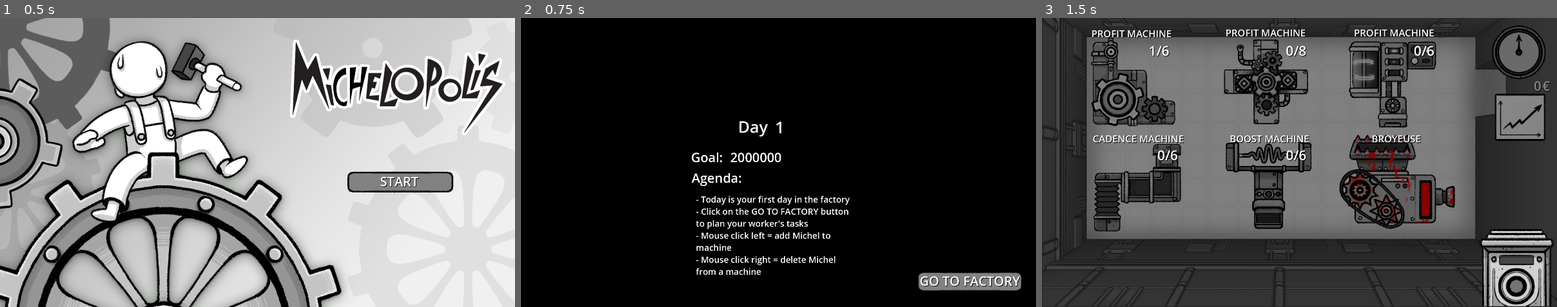
Above: before the commit, frames 1-3 (left to right).
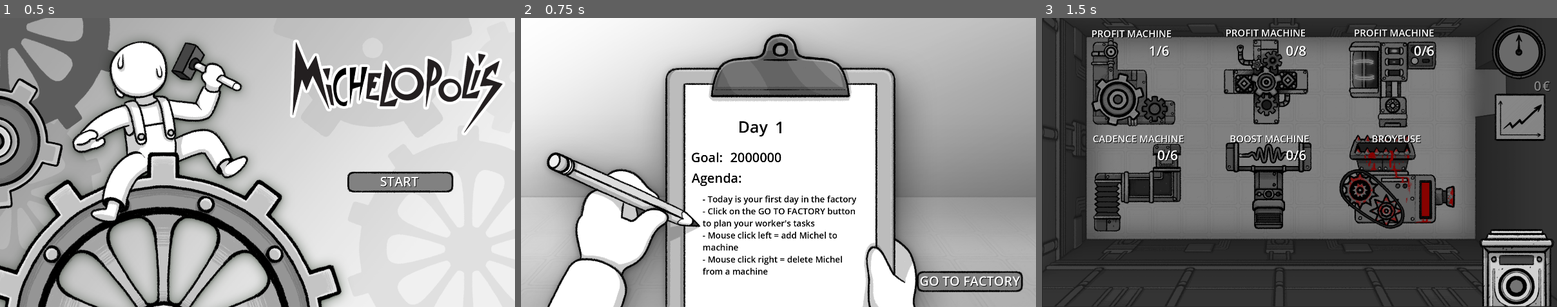
Above: after the commit, the same moments.

Repository: Aeropulu/LaHordeJam
Game: Godot game, scene res://scenes/usine.tscn
Same seed, same stepped clock (60 frames per second), same inputs: the game is played once before the commit and once after it. Sound files missing from this copy of the repository are replaced by a short silence.
Inputs:
- Up to frame 1 (0.5 s): no input
- Up to frame 2 (0.75 s): click "START" at 0.5 s
- Up to frame 3 (1.5 s): click "GO TO FACTORY" at 1.25 s

Frame 1 is identical in both runs. In frame 2, 96% of the frame differs, in the area x 0-100%, y 0-100%; in frame 3, nothing differs.

Commit message:
export and briefing illustration

Diff:
--- a/scenes/usine.tscn
+++ b/scenes/usine.tscn
@@ -6,6 +6,7 @@
 [ext_resource type="Texture2D" uid="uid://bhuc2c4d0m4tx" path="res://assets/sprites/UI/button_clicked.png" id="4_mrgjf"]
 [ext_resource type="PackedScene" uid="uid://doq8qwsed4ijd" path="res://scenes/vfx/profit_effect.tscn" id="5_2u55f"]
 [ext_resource type="Texture2D" uid="uid://brfo22x5nyq3p" path="res://assets/sprites/UI/button_hover.png" id="5_pskvd"]
+[ext_resource type="Texture2D" uid="uid://br1hcvjdfnshi" path="res://assets/sprites/UI/briefing_illustration.png" id="6_aqdi3"]
 [ext_resource type="AudioStream" uid="uid://b25qd31qd13mu" path="res://assets/music/Energy_Source_-_Radiation.ogg" id="16_feel5"]
 [ext_resource type="Texture2D" uid="uid://eenud47e0iot" path="res://assets/sprites/machines/barre place holder.png" id="17_syvym"]
 [ext_resource type="Texture2D" uid="uid://dp0stfmlebfxp" path="res://assets/sprites/machines/bar progress fill placeholder.png" id="18_8g0ub"]
@@ -267,7 +268,6 @@
 autowrap_mode = 0
 
 [node name="menu_briefing" type="CanvasLayer" parent="menu_manager"]
-visible = false
 
 [node name="ColorRect" type="ColorRect" parent="menu_manager/menu_briefing"]
 offset_right = 1920.0
@@ -275,6 +275,8 @@
 color = Color(0, 0, 0, 1)
 
 [node name="Sprite2D" type="Sprite2D" parent="menu_manager/menu_briefing"]
+position = Vector2(960, 540)
+texture = ExtResource("6_aqdi3")
 
 [node name="launch_config" type="TextureButton" parent="menu_manager/menu_briefing"]
 offset_left = 1475.0
@@ -306,8 +308,7 @@
 offset_top = 364.0
 offset_right = 849.0
 offset_bottom = 404.0
-theme_override_constants/shadow_offset_x = 2
-theme_override_constants/shadow_offset_y = 2
+theme_override_colors/default_color = Color(0, 0, 0, 1)
 theme_override_font_sizes/normal_font_size = 60
 text = "Day"
 fit_content = true
@@ -319,7 +320,7 @@
 offset_top = 366.0
 offset_right = 1015.0
 offset_bottom = 449.0
-theme_override_colors/font_shadow_color = Color(0, 0, 0, 1)
+theme_override_colors/default_color = Color(0, 0, 0, 1)
 theme_override_constants/shadow_offset_x = 2
 theme_override_constants/shadow_offset_y = 2
 theme_override_font_sizes/normal_font_size = 60
@@ -333,7 +334,7 @@
 offset_top = 487.0
 offset_right = 764.0
 offset_bottom = 554.0
-theme_override_colors/font_shadow_color = Color(0, 0, 0, 1)
+theme_override_colors/default_color = Color(0, 0, 0, 1)
 theme_override_constants/shadow_offset_x = 2
 theme_override_constants/shadow_offset_y = 2
 theme_override_font_sizes/normal_font_size = 48
@@ -347,7 +348,7 @@
 offset_top = 487.0
 offset_right = 972.0
 offset_bottom = 554.0
-theme_override_colors/font_shadow_color = Color(0, 0, 0, 1)
+theme_override_colors/default_color = Color(0, 0, 0, 1)
 theme_override_constants/shadow_offset_x = 2
 theme_override_constants/shadow_offset_y = 2
 theme_override_font_sizes/normal_font_size = 48
@@ -361,7 +362,7 @@
 offset_top = 564.0
 offset_right = 824.0
 offset_bottom = 631.0
-theme_override_colors/font_shadow_color = Color(0, 0, 0, 1)
+theme_override_colors/default_color = Color(0, 0, 0, 1)
 theme_override_constants/shadow_offset_x = 2
 theme_override_constants/shadow_offset_y = 2
 theme_override_font_sizes/normal_font_size = 48
@@ -371,11 +372,11 @@
 autowrap_mode = 0
 
 [node name="AgendaDescription" type="RichTextLabel" parent="menu_manager/menu_briefing"]
-offset_left = 652.0
-offset_top = 655.0
-offset_right = 1252.0
-offset_bottom = 1060.0
-theme_override_colors/font_shadow_color = Color(0, 0, 0, 1)
+offset_left = 677.0
+offset_top = 654.0
+offset_right = 1277.0
+offset_bottom = 1059.0
+theme_override_colors/default_color = Color(0, 0, 0, 1)
 theme_override_constants/shadow_offset_x = 2
 theme_override_constants/shadow_offset_y = 2
 theme_override_font_sizes/normal_font_size = 32
@@ -647,13 +648,11 @@
 [node name="Machine2" parent="." instance=ExtResource("26_uqcj8")]
 position = Vector2(835, 239)
 work_effect = ExtResource("5_2u55f")
-_base_cycle_duration = 1.3
 _slot_count = 0
 
 [node name="Machine6" parent="." instance=ExtResource("25_024x3")]
 position = Vector2(1307, 249)
 work_effect = ExtResource("5_2u55f")
-_base_cycle_duration = 1.5
 _slot_count = 0
 
 [node name="Machine3" parent="." instance=ExtResource("27_uthxa")]
--- a/scenes/vfx/boost_effect.tscn
+++ b/scenes/vfx/boost_effect.tscn
@@ -2,7 +2,7 @@
 
 [ext_resource type="Script" path="res://scenes/vfx/boost_effect.gd" id="1_filjq"]
 [ext_resource type="AudioStream" uid="uid://daxvlarmwjbo" path="res://assets/sfx/EvolveButton.wav" id="2_cfq6g"]
-[ext_resource type="Texture2D" uid="uid://60ld5phhopv4" path="res://assets/sprites/UI/dollar.png" id="3_qedvc"]
+[ext_resource type="Texture2D" uid="uid://ioalijcxr8jw" path="res://assets/sprites/michel/michel.png" id="3_8m228"]
 
 [sub_resource type="Animation" id="Animation_w2yap"]
 length = 0.001
@@ -74,7 +74,8 @@
 volume_db = -20.0
 
 [node name="Sprite2D" type="Sprite2D" parent="."]
-texture = ExtResource("3_qedvc")
+scale = Vector2(0.5, 0.5)
+texture = ExtResource("3_8m228")
 
 [node name="AnimationPlayer" type="AnimationPlayer" parent="."]
 libraries = {
Binary file added: assets/sprites/UI/briefing_illustration.png
Not shown, added: assets/sprites/UI/briefing_illustration.png.import
Binary file added: exportHTML5/LaHordeJam.apple-touch-icon.png
Not shown, added: exportHTML5/LaHordeJam.apple-touch-icon.png.import
Binary file added: exportHTML5/LaHordeJam.icon.png
Not shown, added: exportHTML5/LaHordeJam.icon.png.import
Binary file added: exportHTML5/LaHordeJam.png
Not shown, added: exportHTML5/LaHordeJam.png.import
Not shown: 1 places in scenes/usine.tscn that only renumber resources
Not shown, added: exportHTML5/LaHordeJam.audio.worklet.js
Not shown, added: exportHTML5/LaHordeJam.console.exe
Not shown, added: exportHTML5/LaHordeJam.exe
(and 5 more such lines)
